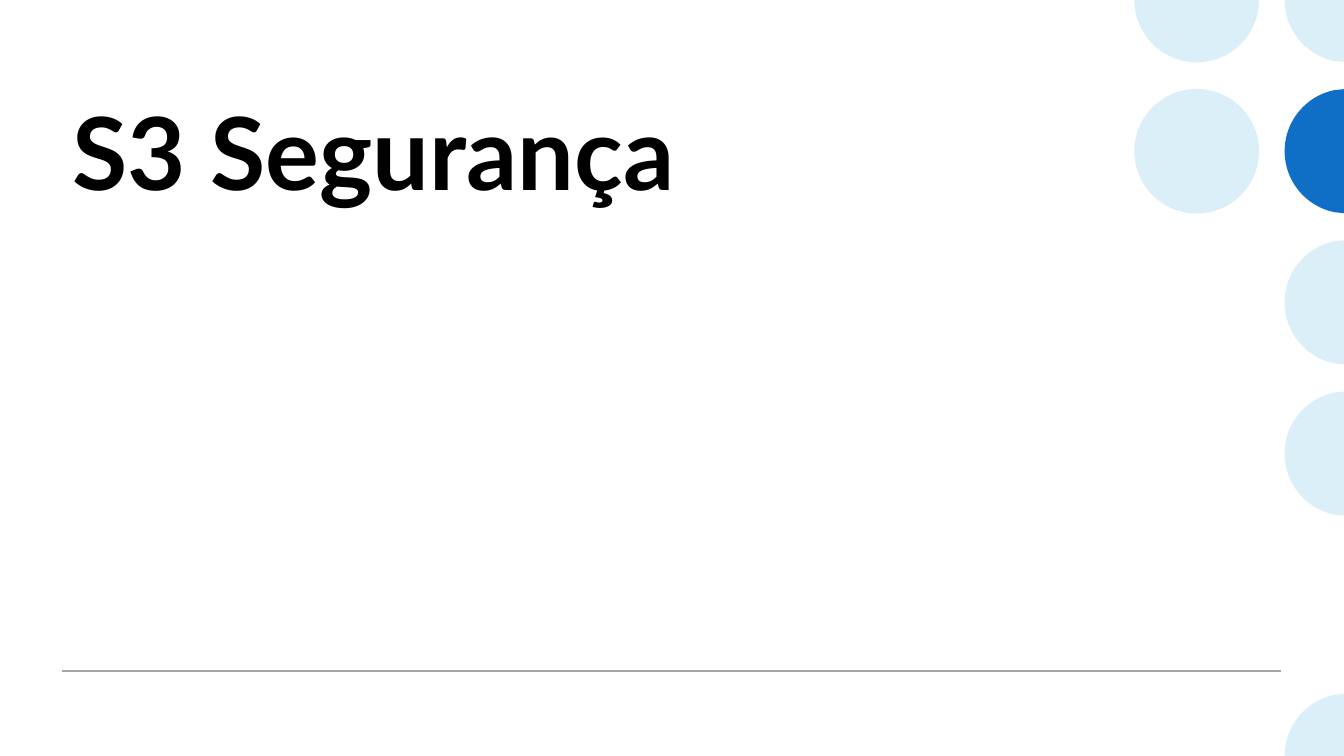
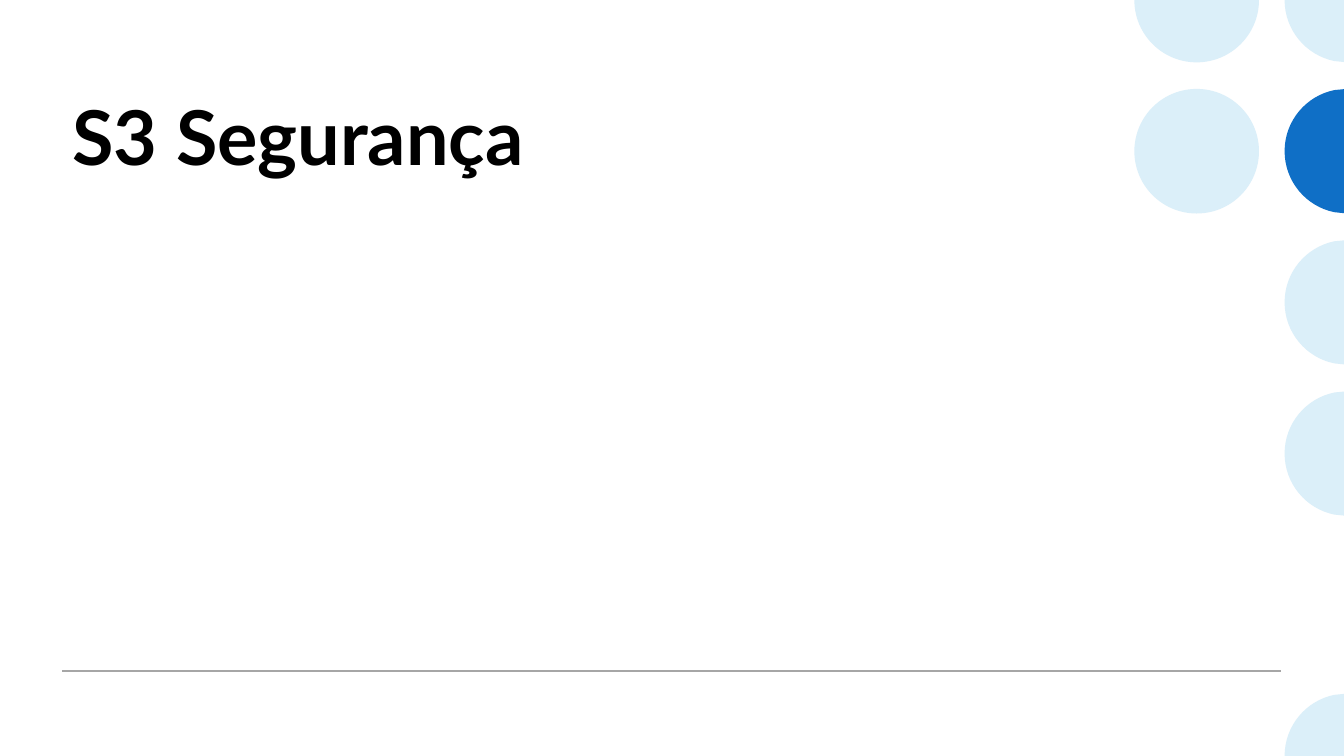
Before and after one commit to alanmourad/docs-aws, a slide deck: slide 32 of aws_work3_s3.pptx (slide 27 before the commit). Drawn at 1344x756 pixels with LibreOffice and Linux fonts; fonts in the diff are those of the drawing. Boxes give left, top, right and bottom in pixels: in the first picture for what was removed or moved away, otherwise in the second. Text is boxed around its words. In the diff, an @@ line names an element or a change of style, - is before the commit and + after.

```diff
--- a/aws_work3_s3.pptx
+++ b/aws_work3_s3.pptx
@@ title "S3 Segurança" at [72,109,524,179]: size 72 to 54 pt @@
```
Also in this commit, not shown: 12 other slides changed, 5 slides added.
